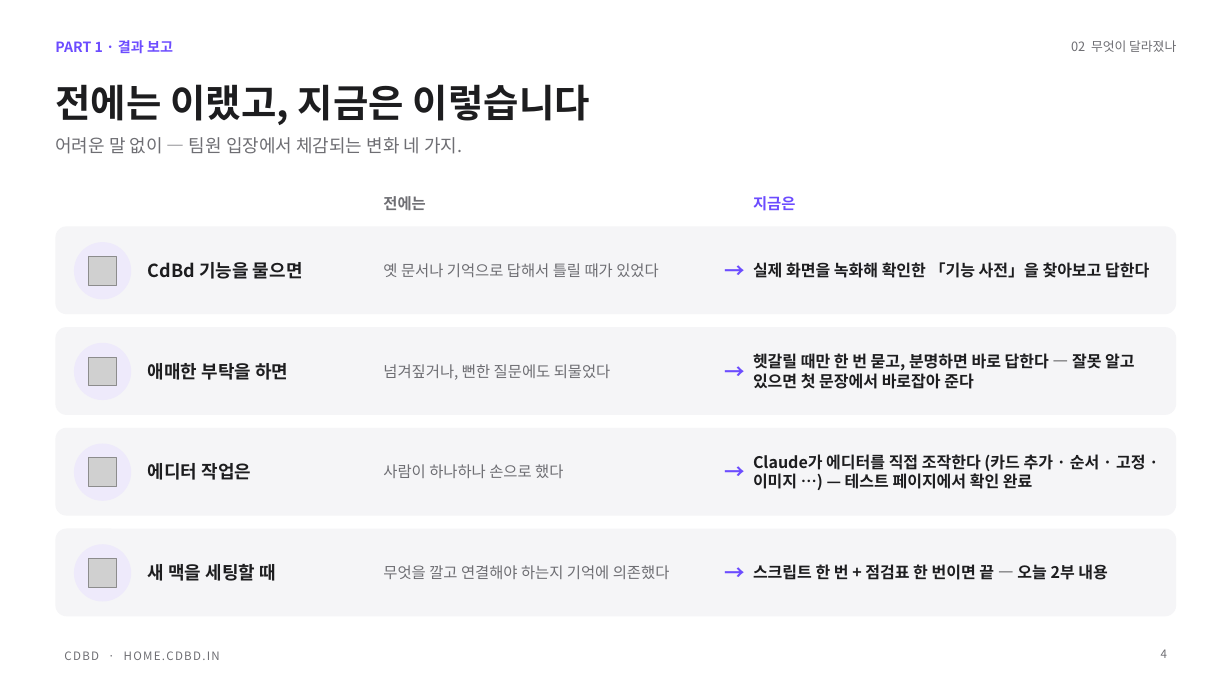
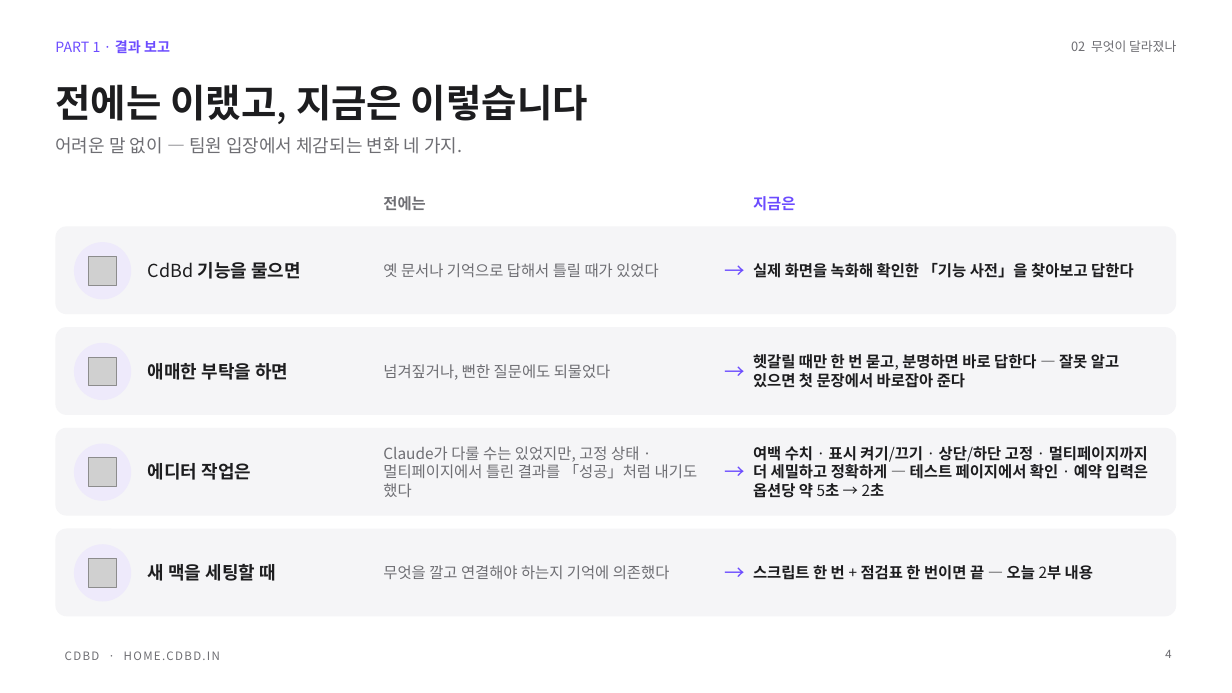
Before and after one commit to CdBd-in/design, a slide deck: slide 4 of _기능별 경로 가이드 — 결과 보고 발표 (2026-10-02).pptx. Drawn at 1232x693 pixels with LibreOffice and Linux fonts; fonts in the diff are those of the drawing; grey boxes stand for pictures. Boxes give left, top, right and bottom in pixels: in the first picture for what was removed or moved away, otherwise in the second. Text is boxed around its words. In the diff, an @@ line names an element or a change of style, - is before the commit and + after.

```diff
--- a/_기능별 경로 가이드 — 결과 보고 발표 (2026-10-02).pptx
+++ b/_기능별 경로 가이드 — 결과 보고 발표 (2026-10-02).pptx
@@ text "PART 1 · 결과 보고" at [55, 40, 170, 53]: font Noto Sans CJK KR to Roboto in "결과 보고"; bold off in "PART 1 ·" @@
@@ title "전에는 이랬고, 지금은 이렇습니다" at [55, 84, 588, 124]: font Noto Sans CJK KR to Roboto; bold off in "이랬고," @@
@@ text "CdBd 기능을 물으면" at [148, 262, 301, 279]: font Noto Sans CJK KR to Roboto in "기능을 물으면"; bold off in "CdBd" @@
@@ text "→": place and size @@
-text "→" at [716, 226, 753, 314]
+text "→" at [716, 258, 753, 282]
@@ text "실제 화면을 녹화해 확인한 「기능 ..." at [753, 263, 1133, 278]: size 12.5 to 12 pt, font Noto Sans CJK KR to Roboto @@
@@ text "→": place and size @@
-text "→" at [716, 327, 753, 415]
+text "→" at [716, 359, 753, 383]
@@ text "헷갈릴 때만 한 번 묻고, ..." at [753, 354, 1119, 370]: size 12.5 to 12 pt, font Noto Sans CJK KR to Roboto; bold off in "묻고, —" @@
@@ text added at [383, 446, 697, 497], 12 pt, text #6E6E73 @@
+Claude가 다룰 수는 있었지만, 고정 상태 · 멀티페이지에서 틀린 결과를 「성공」처럼 내기도 했다
@@ text at [753, 446, 1148, 498]: text changed; size 12.5 to 12 pt; font Noto Sans CJK KR to Roboto @@
-Claude가 에디터를 직접 조작한다 (카드 추가 · 순서 · 고정 · 이미지 …) — 테스트 페이지에서 확인 완료
+여백 수치 · 표시 켜기/끄기 · 상단/하단 고정 · 멀티페이지까지 더 세밀하고 정확하게 — 테스트 페이지에서 확인 · 예약 입력은 옵션당 약 5초 → 2초
@@ text removed at [383, 464, 563, 478] @@
-사람이 하나하나 손으로 했다
@@ text "→": place and size @@
-text "→" at [716, 428, 753, 516]
+text "→" at [716, 459, 753, 483]
@@ bold off in 4 elements at [716, 258, 753, 282], [716, 359, 753, 383], [716, 459, 753, 483], [716, 560, 753, 584] @@
@@ text "→": place and size @@
-text "→" at [716, 529, 753, 616]
+text "→" at [716, 560, 753, 584]
@@ text "스크립트 한 번 + 점검표 ..." at [753, 565, 1093, 580]: size 12.5 to 12 pt; font Noto Sans CJK KR to Roboto in "스크립트 한 번 점검표 한 번이면 끝 ..."; bold off in "+ — 2부" @@
@@ page number at [1165, 650, 1172, 658]: font Noto Sans CJK KR to Roboto @@
```
Also in this commit, not shown: 19 other slides changed.
